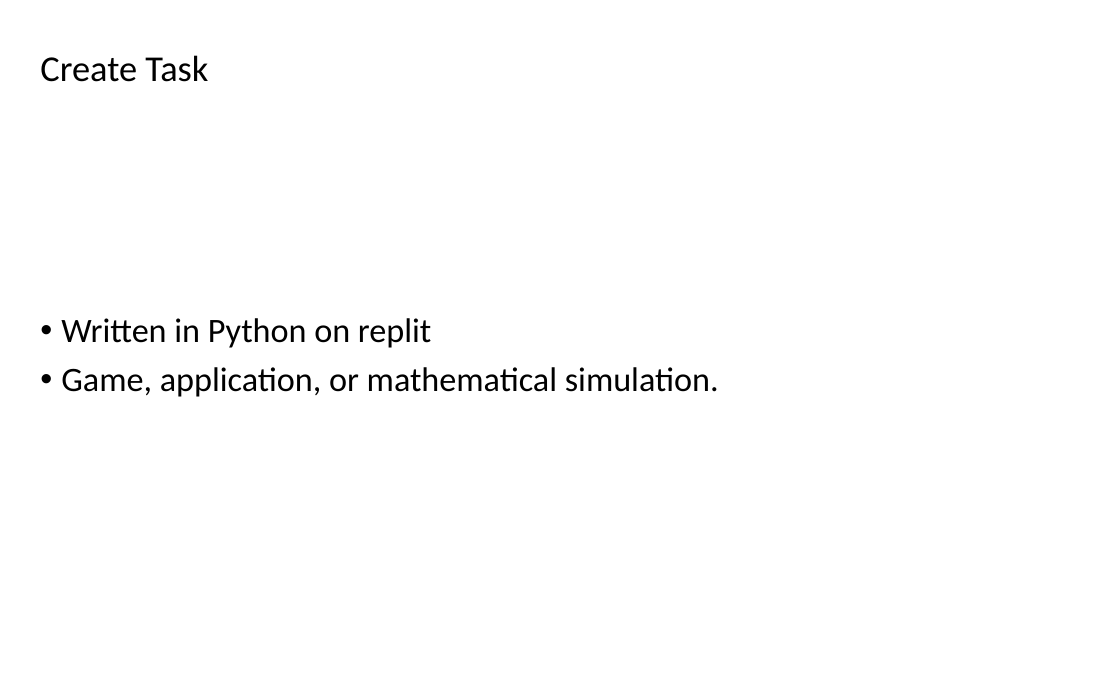
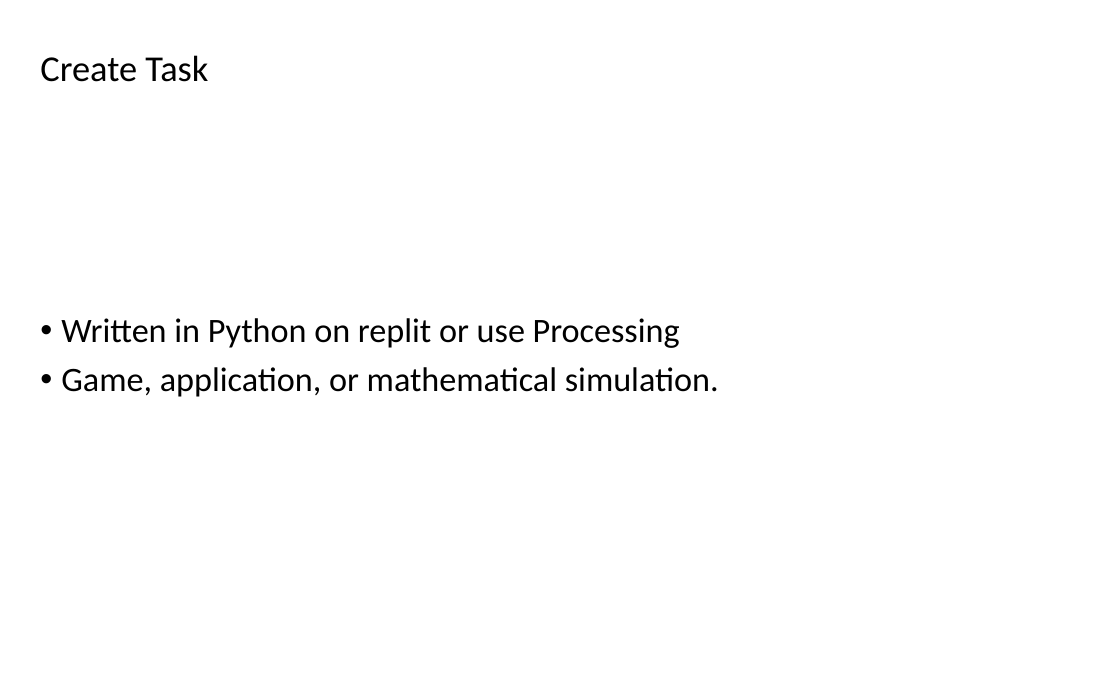
Before and after one commit to LongBaoNguyen/longbaonguyen.github.io, a slide deck: slide 2 of courses/apcsp/create_task/create_task.pptx. Drawn at 1120x700 pixels with LibreOffice and Linux fonts; fonts in the diff are those of the drawing. Boxes give left, top, right and bottom in pixels: in the first picture for what was removed or moved away, otherwise in the second. Text is boxed around its words. In the diff, an @@ line names an element or a change of style, - is before the commit and + after.

```diff
--- a/courses/apcsp/create_task/create_task.pptx
+++ b/courses/apcsp/create_task/create_task.pptx
@@ text at [61,318,680,348]: text changed @@
-• Written in Python on replit
+• Written in Python on replit or use Processing
```
Also in this commit, not shown: 2 other slides changed, 1 slide added, 2 slides removed, 6 other files.
